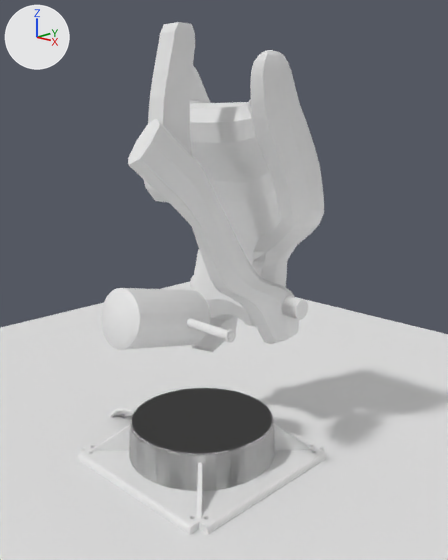
An edit to the Blender file Blender_Models/M-2000iA_2300/robot.blend, drawn before and after from the same camera.
The view is the same before and after, from a 50 mm lens placed at (5.76, -5.43, 4.01), pointed at (-0.35, 0.79, 1.76). Lighting does not change. The marker at upper left points along +X, +Y and +Z.

In view in the first picture: 'Circle', 'Cube.003', 'El2', 'El2_1', 'El2_Os', 'Ground', 'Plane', 'Silownik', 'Silownik_Os'.
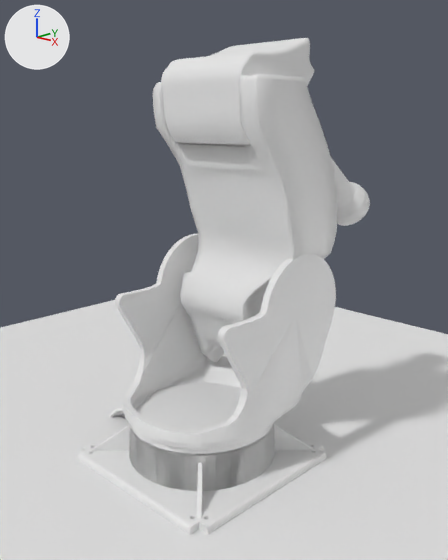
Edits to the bpy script that builds the scene:
```text
Change me_cube_004:
    used by ob_cube_003; location = (0.41, -0.89, 3.51); scale = (0.551, 1.0, 1.0)
    remove me_cube_004.from_pydata(...)  # 40 vertices, 38 faces; spans x -0.22..0.22, y -0.25..0.34, z -0.39..1.49
    add me_cube_004.from_pydata(...)  # 1041 vertices, 998 faces, 36 loose edges; spans x -1.41..2.23, y -0.32..2.79, z -1.66..6.07
    me_cube_004 part 1: 40 vertices removed from x -0.22..0.22, y -0.25..0.34, z -0.39..1.49; 1041 vertices added at x -1.41..2.23, y -0.32..2.79, z -1.66..6.07
    me_cube_004 part 2: the surface is now shaded smooth
Add me_cube_005:
    me_cube_005.from_pydata(...)  # 3234 vertices, 3232 faces; spans x -0.5..0.5, y -1.02..2.45, z -1.64..1.52
    me_cube_005.polygons.foreach_set('use_smooth', [True] * 3232)
Add me_cylinder_001:
    me_cylinder_001.from_pydata(...)  # 1089 vertices, 1056 faces; spans x -0.36..0.36, y -0.37..0.35, z -1.63..1.5
Change ob_silownik_os:
    add ob_silownik_os.hide_set(True)
Change ob_silownik:
    add ob_silownik.hide_set(True)
Remove ob_el2_1:
    ob_el2_1 = bpy.data.objects.new('El2_1', me_cube_003)
    ob_el2_1.location = (0.0, 0.84, 1.59)
    ob_el2_1.scale = (1.0, 0.508, 0.954)
Change ob_cube_003:
    ob_cube_003.location: (0.41, -0.89, 3.51) -> (-0.08, 0.0, 1.24)
    ob_cube_003.scale: (0.551, 1.0, 1.0) -> (0.535, 0.535, 0.535)
Change ob_base_1:
    remove ob_base_1.hide_set(True)
Remove ob_el2:
    ob_el2 = bpy.data.objects.new('El2', me_cube)
    ob_el2.parent = ob_el2_os
    ob_el2.matrix_parent_inverse = Matrix(((0.0, 0.0, -5.485, 8.775), (0.0, 5.485, 0.0, -4.607), (0.0206, 0.0, 0.0, 0.0203), (0.0, 0.0, 0.0, 1.0)))
    ob_el2.location = (0.0, 0.948, 1.615)
    ob_el2.scale = (1.63, 0.956, 1.72)
Change ob_el2_os:
    add ob_el2_os.hide_set(True)
Add ob_el3:
    ob_el3 = bpy.data.objects.new('El3', me_cube_005)
    ob_el3.location = (0.15, 0.24, 4.37)
    ob_el3.scale = (1.37, 0.401, 0.401)
Add ob_el4:
    ob_el4 = bpy.data.objects.new('El4', me_cylinder_001)
    ob_el4.parent = ob_empty
    ob_el4.matrix_parent_inverse = Matrix(((1.0, 0.0, 0.0, -0.155), (0.0, 0.785, -0.62, 2.102), (0.0, 0.62, 0.785, -4.049), (0.0, 0.0, 0.0, 1.0)))
    ob_el4.location = (0.153, 2.04, 3.56)
    ob_el4.rotation_euler = (0.899, 0.0, 0.0)  # degrees (52, 0, 0)
Add ob_empty:
    ob_empty = bpy.data.objects.new('Empty', None)
    ob_empty.parent = ob_el3
    ob_empty.matrix_parent_inverse = Matrix(((0.728, 0.0, 0.0, -0.111), (0.0, 2.495, 0.0, -0.61), (0.0, 0.0, 2.495, -10.91), (0.0, 0.0, 0.0, 1.0)))
    ob_empty.location = (0.155, 0.86, 4.48)
    ob_empty.rotation_euler = (1.058, -2.362, -0.895)  # degrees (61, -135, -51)
```

Boxes (x1, y1, x2, y2) around the edits, measured in the pictures (448 x 560 px):
'Cube.003', reshaped, moved, rescaled (249% wider, 59% taller)
    before: (143, 22, 195, 203)
    after: (153, 74, 337, 362)
'Base_1', shown
    after: (115, 234, 336, 454)
'El2', deleted
    before: (189, 50, 324, 352)
'El2_1', deleted
    before: (128, 118, 299, 344)
'El3', added
    after: (161, 38, 314, 145)
'Silownik', hidden
    before: (101, 288, 210, 350)
'El4', added
    after: (331, 158, 370, 226)
'El2_Os', hidden
    before: (190, 275, 308, 320)
'Silownik_Os', hidden
    before: (187, 318, 236, 343)
part 1 of me_cube_004, built on
    before: (143, 22, 195, 203)
    after: (153, 74, 337, 362)
